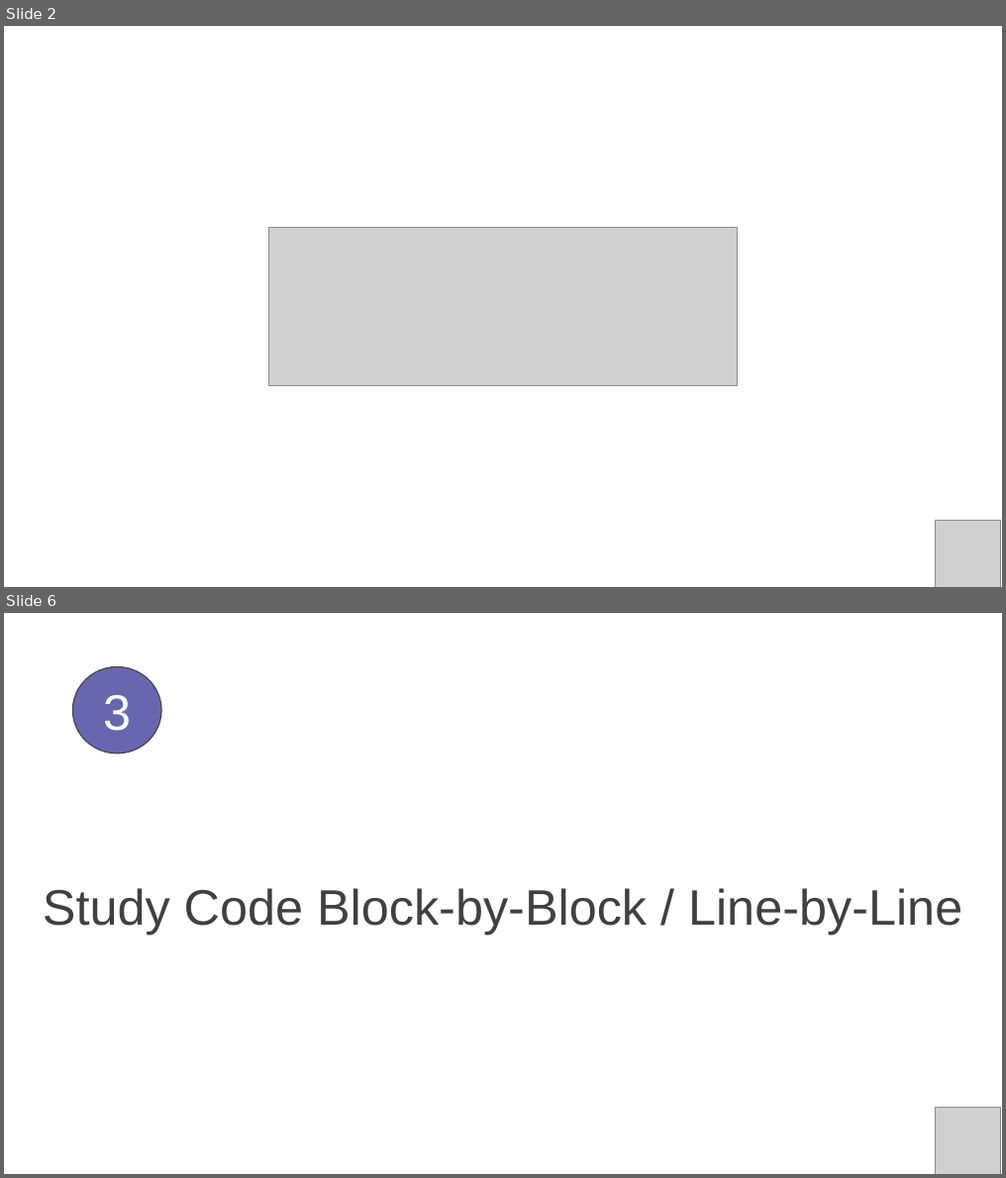
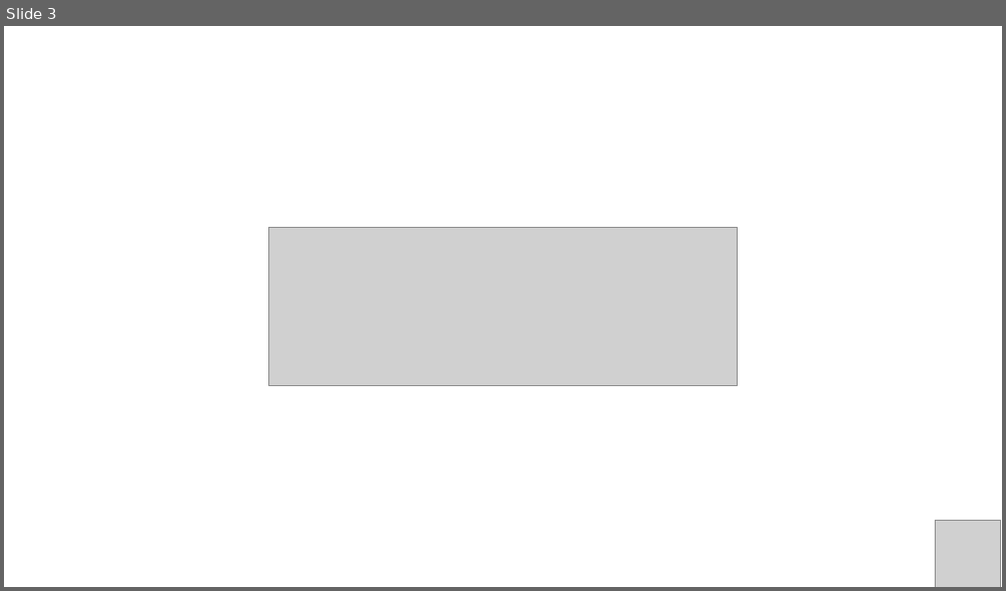
Before and after one commit to PracticumAI/python-for-ai, a slide deck: presentations/01_intro_to_python.pptx. Shown one above the other, each under a label of ours: slides 2 and 6 before the commit, slide 3 after it; the slides between them are not shown. The pictures are 1006x1178 and 1006x591 pixels, drawn with LibreOffice and Linux fonts; fonts in the diff are those of the drawing; grey boxes stand for pictures. Boxes give left, top, right and bottom in pixels: in the first picture for what was removed or moved away, otherwise in the second. Text is boxed around its words. In the diff, an @@ line names an element or a change of style, - is before the commit and + after.

```diff
--- a/presentations/01_intro_to_python.pptx
+++ b/presentations/01_intro_to_python.pptx
@@ slide 6 removed at (4,613,1002,1174), background #FFFFFF @@
@@ ellipse removed at (73,666,162,754) @@
-3
@@ text removed at (43,888,962,935) @@
-Study Code Block-by-Block / Line-by-Line
@@ picture removed at (936,1108,1001,1174) @@
@@ what was slide 2 is now slide 3 @@
```
Also in this commit, not shown: 2 slides added, 6 other slides removed, 7 other files.
